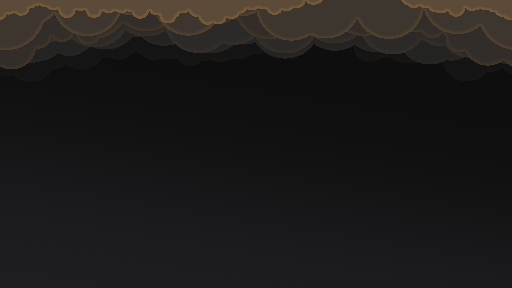
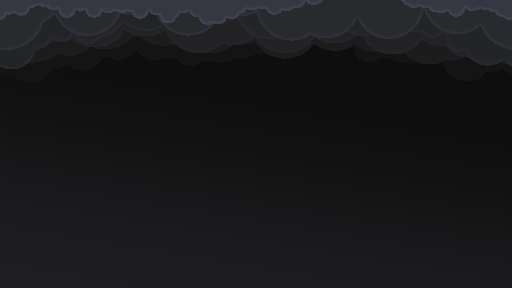
The second w=512, h=288 image is a revision of the first. Changes to its layers:
painted on "Calque 10 Copie 5" over [0, 0, 512, 69]
painted on "Calque 6" over [0, 0, 512, 25]
painted on "Calque 10 Copie 4" over [0, 3, 512, 69]
painted on "Calque 1" over [0, 0, 512, 50]
painted on "Calque 10 Copie 3" over [0, 12, 512, 69]
painted on "Calque 3" over [0, 0, 512, 69]
painted on "Calque 10 Copie 2" over [0, 24, 512, 69]
painted on "Calque 4" over [0, 0, 512, 62]
painted on "Calque 10 Copie" over [0, 30, 512, 69]
painted on "Calque 5" over [0, 0, 512, 64]
painted on "Calque 10" over [0, 15, 512, 69]
